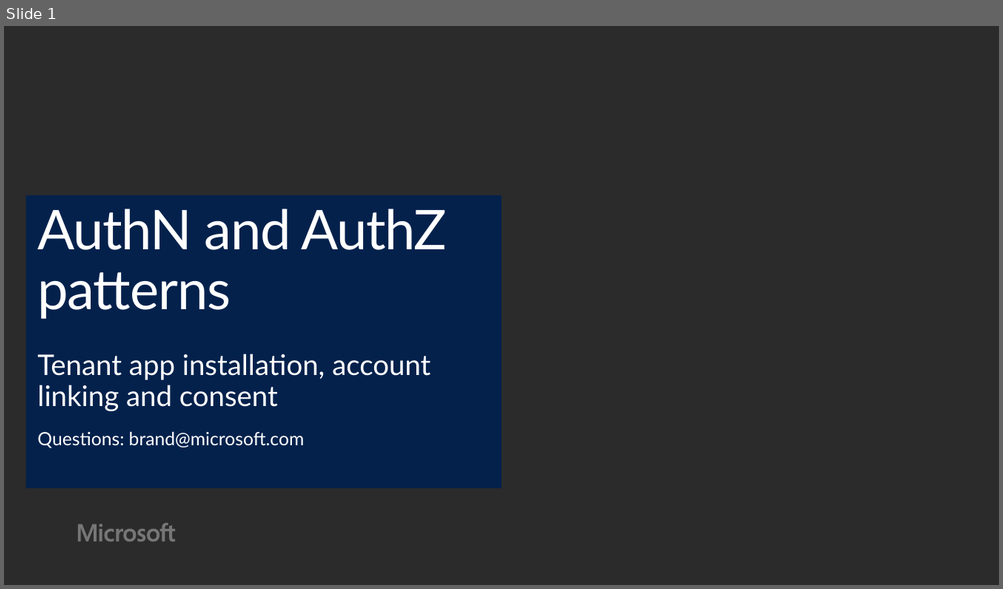
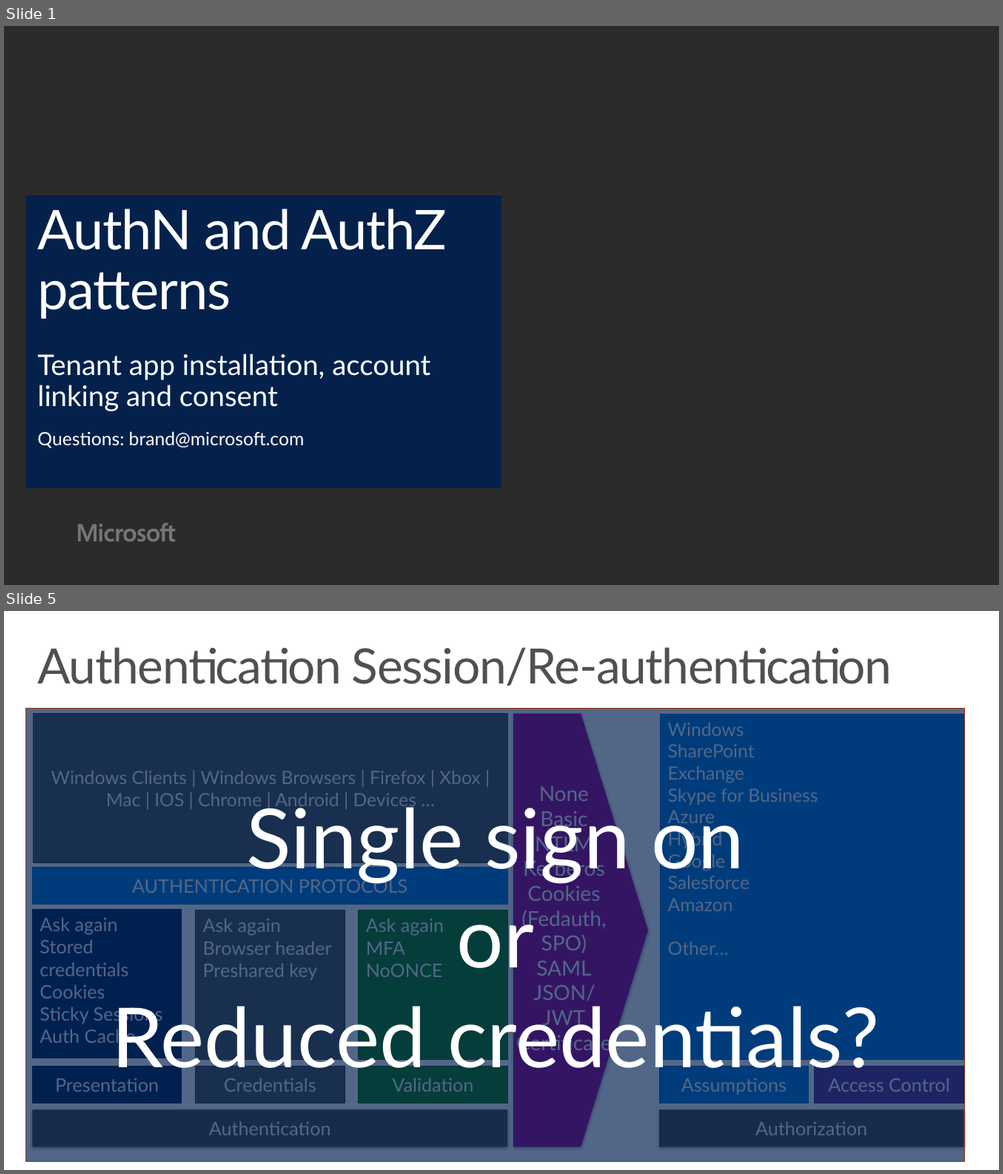
Before and after one commit to hamiltop/EDU-Dev-Bootcamp, a slide deck: Presentation/06-AuthN and AuthZ patterns.pptx. Shown one above the other, each under a label of ours: slide 1 before the commit, slides 1 and 5 after it; the slides between them are not shown. The pictures are 1003x589 and 1003x1174 pixels, drawn with LibreOffice and Linux fonts; fonts in the diff are those of the drawing; background and template pictures are left out; a plain dark background stands for a picture behind light text. Boxes give left, top, right and bottom in pixels: in the first picture for what was removed or moved away, otherwise in the second. Text is boxed around its words. In the diff, an @@ line names an element or a change of style, - is before the commit and + after.

```diff
--- a/Presentation/06-AuthN and AuthZ patterns.pptx
+++ b/Presentation/06-AuthN and AuthZ patterns.pptx
@@ slide 5 added at (4,611,999,1170), background #FFFFFF @@
@@ title added at (37,647,892,686), 48 pt, text #505050 @@
+Authentication Session/Re-authentication
@@ rectangle added at (26,708,965,1162), fill #002050 at 68% opacity, outline #A02C01 0.85 pt, 81.6 pt, text #FFFFFF @@
+Single sign on
+or
+Reduced credentials?
@@ rectangle added at (34,713,507,863), fill #505050, outline #3B3B3B 0.85 pt, 18 pt, text #FFFFFF @@
+Windows Clients | Windows Browsers | Firefox | Xbox | Mac | IOS | Chrome | Android | Devices …
@@ group added at (33,713,964,1147): 3 rectangles, 1 pentagon arrow @@
+Authorization
+Authentication
+AUTHENTICATION PROTOCOLS
+None
+Basic
+NTLM
+Kerberos
+Cookies (Fedauth, SPO)
+SAML
+JSON/JWT
+Certificate
@@ rectangle added at (660,714,964,1059), fill #0078D7, outline #00599F 0.85 pt, 18 pt, text #FFFFFF @@
+Windows
+SharePoint
+Exchange
+Skype for Business
+Azure
+Hybrid
+Google
+Salesforce
+Amazon
+Other…
@@ rectangle added at (33,909,182,1059), fill #002050, outline #00183B 0.85 pt, 18.4 pt, text #FFFFFF @@
+Ask again
+Stored credentials
+Cookies
+Sticky Sessions
+Auth Cache
@@ rectangle added at (196,910,345,1059), fill #505050, outline #3B3B3B 0.85 pt, 18.4 pt, text #FFFFFF @@
+Ask again
+Browser header
+Preshared key
@@ rectangle added at (358,910,507,1059), fill #107C10, outline #0C5C0C 0.85 pt, 18.4 pt, text #FFFFFF @@
+Ask again
+MFA
+NoONCE
@@ group added at (33,1067,964,1104): 5 rectangles @@
+Presentation
+Credentials
+Validation
+Assumptions
+Access Control
```
Also in this commit, not shown: 20 other slides added, 8 other files.
